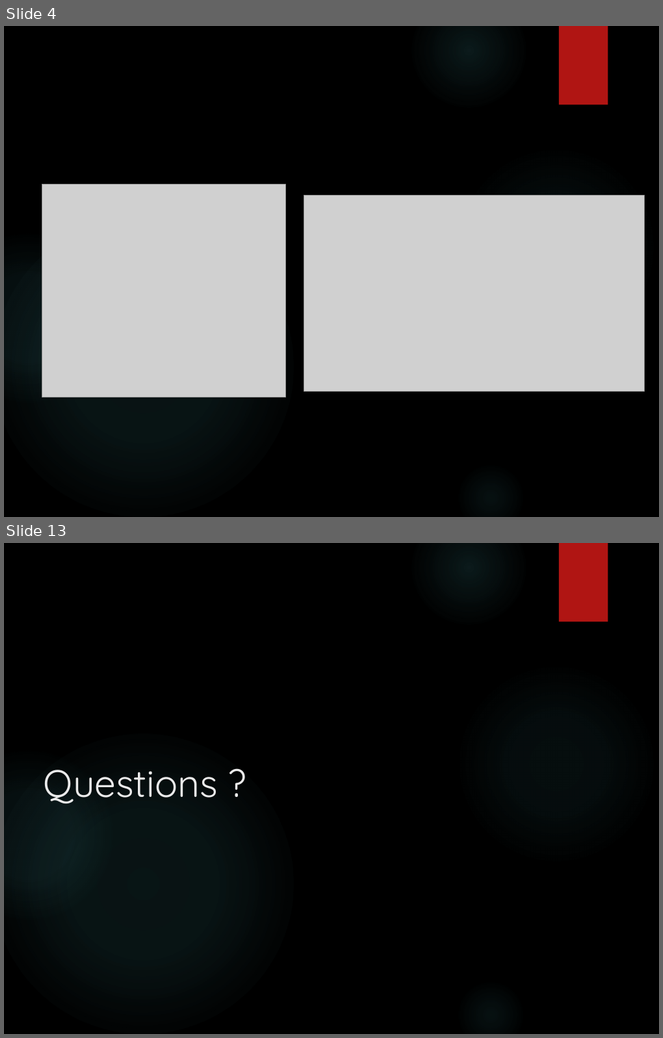
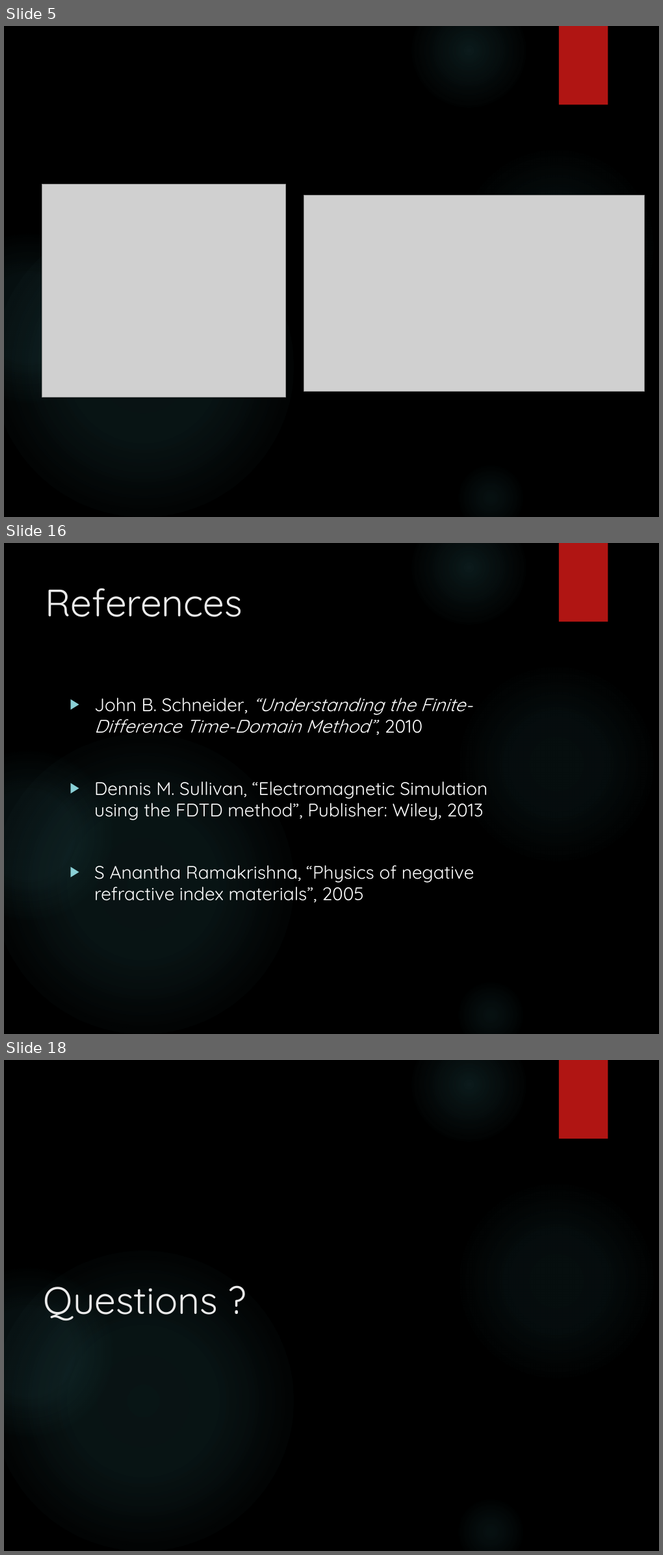
Before and after one commit to junaidnasir/gpu-em-nim, a slide deck: FYP_Defense_Presentation/FYP-1_presentation.pptx. Shown one above the other, each under a label of ours: slides 4 and 13 before the commit, slides 5, 16 and 18 after it; the slides between them are not shown. The pictures are 663x1038 and 663x1555 pixels, drawn with LibreOffice and Linux fonts; fonts in the diff are those of the drawing; grey boxes stand for pictures; background and template pictures are left out. Boxes give left, top, right and bottom in pixels: in the first picture for what was removed or moved away, otherwise in the second. Text is boxed around its words. In the diff, an @@ line names an element or a change of style, - is before the commit and + after.

```diff
--- a/FYP_Defense_Presentation/FYP-1_presentation.pptx
+++ b/FYP_Defense_Presentation/FYP-1_presentation.pptx
@@ slide 16 added at <box>4,543,659,1034</box>, background picture (left out); not listed: 6 template elements that a slide beside it also shows @@
@@ title added at <box>45,588,243,617</box>, 42 pt, text #EBEBEB @@
+References
@@ text added at <box>94,698,488,903</box>, 20 pt, text #FFFFFF @@
+▶ John B. Schneider, “Understanding the Finite-Difference Time-Domain Method”, 2010
+▶ Dennis M. Sullivan, “Electromagnetic Simulation using the FDTD method”, Publisher: Wiley, 2013
+▶ S Anantha Ramakrishna, “Physics of negative refractive index materials”, 2005
@@ what was slide 4 is now slide 5 @@
@@ what was slide 13 is now slide 18 @@
```
Also in this commit, not shown: 11 slides changed, 4 other slides added.
